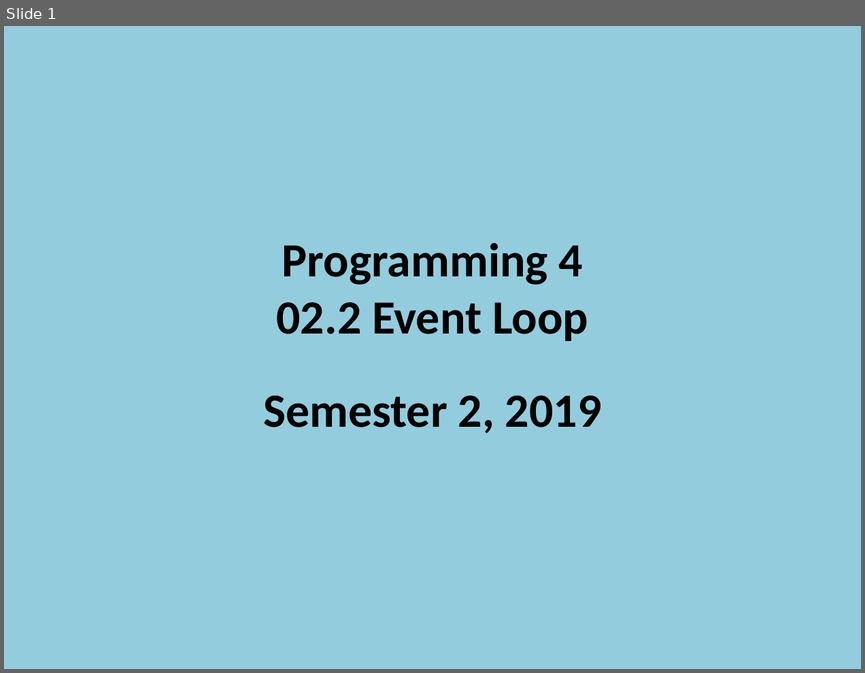
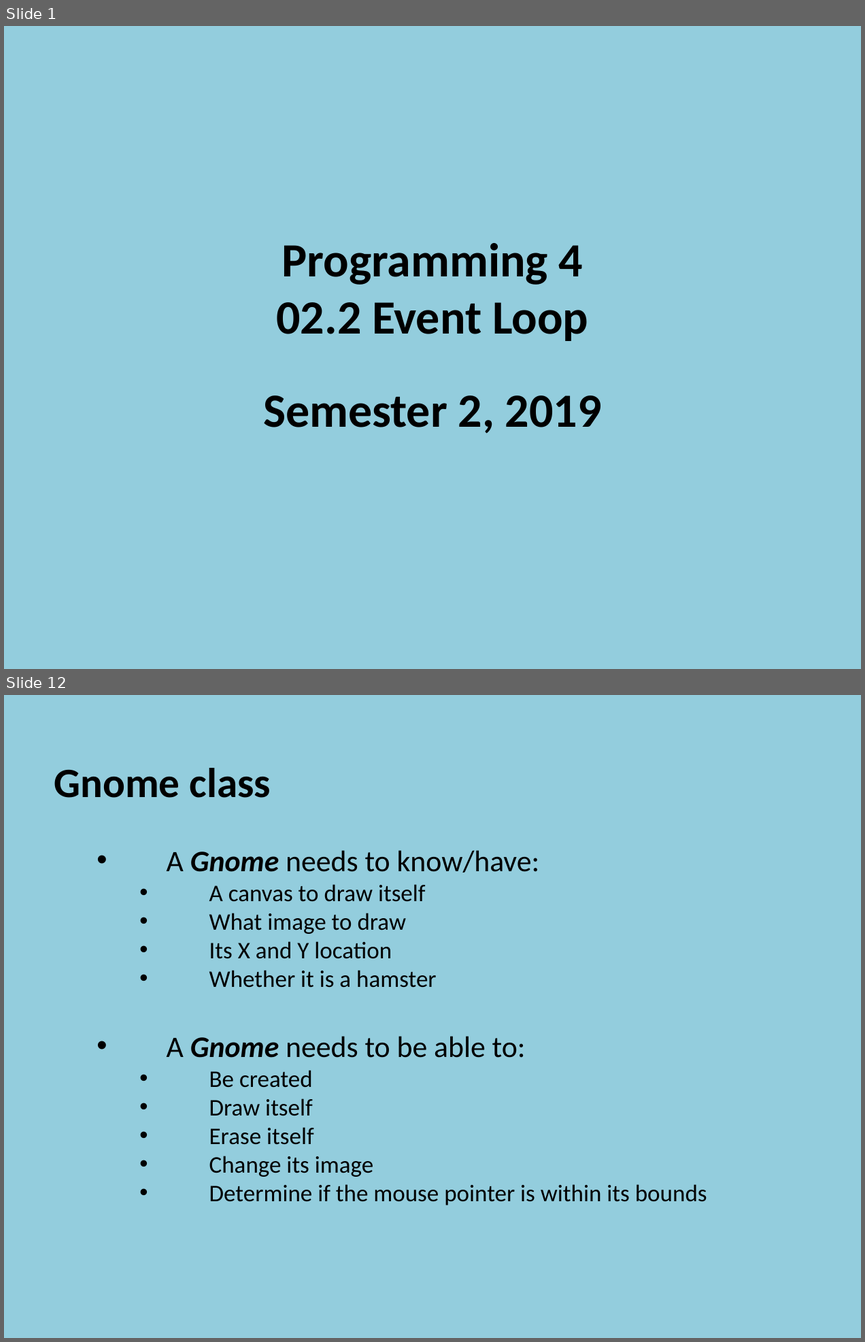
Before and after one commit to szetko/course-materials, a slide deck: Programming 4/02.2 Event Loops/02.2 Event Loops.pptx. Shown one above the other, each under a label of ours: slide 1 before the commit, slides 1 and 12 after it; the slides between them are not shown. The pictures are 865x673 and 865x1342 pixels, drawn with LibreOffice and Linux fonts; fonts in the diff are those of the drawing. Boxes give left, top, right and bottom in pixels: in the first picture for what was removed or moved away, otherwise in the second. Text is boxed around its words. In the diff, an @@ line names an element or a change of style, - is before the commit and + after.

```diff
--- a/Programming 4/02.2 Event Loops/02.2 Event Loops.pptx
+++ b/Programming 4/02.2 Event Loops/02.2 Event Loops.pptx
@@ slide 12 added at <box>4,695,861,1338</box>, background #93CDDD @@
@@ text added at <box>54,768,707,1205</box>, 20 pt, text #000000 @@
+  Gnome class
+    • A Gnome needs to know/have:
+      • A canvas to draw itself
+      • What image to draw
+      • Its X and Y location
+      • Whether it is a hamster
+    • A Gnome needs to be able to:
+      • Be created
+      • Draw itself
+      • Erase itself
+      • Change its image
+      • Determine if the mouse pointer is within its bounds
```
Also in this commit, not shown: 4 slides changed, 17 other slides added, 21 slides removed, 2 other files.
